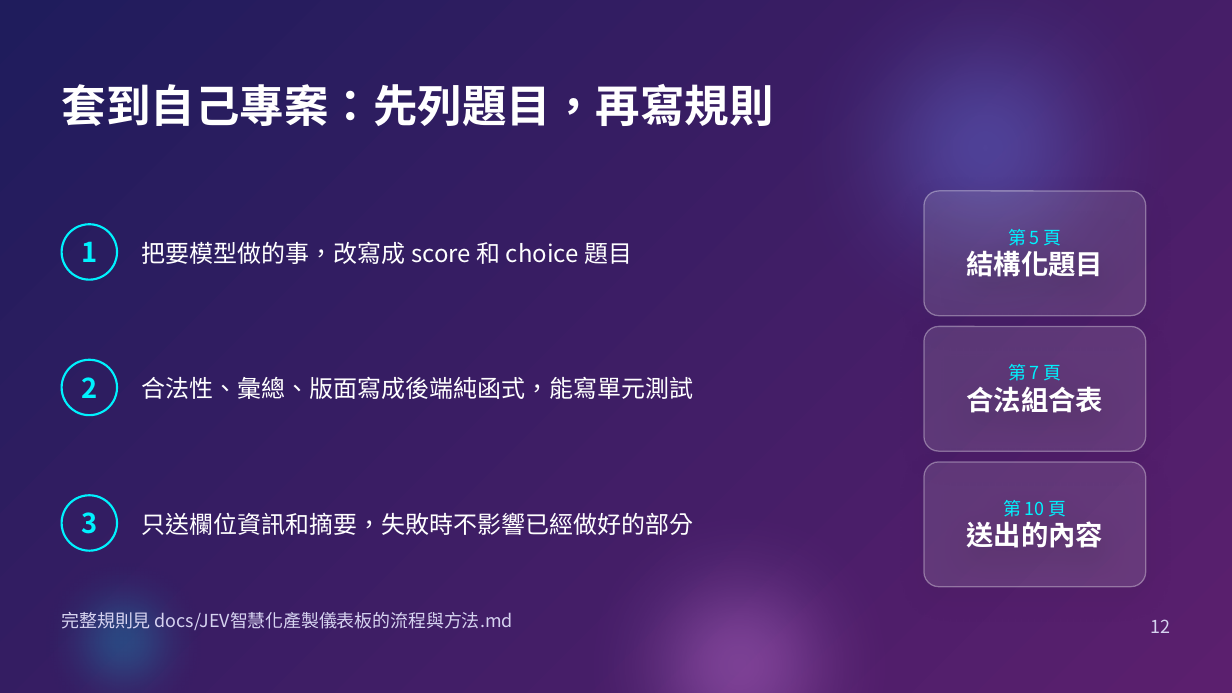
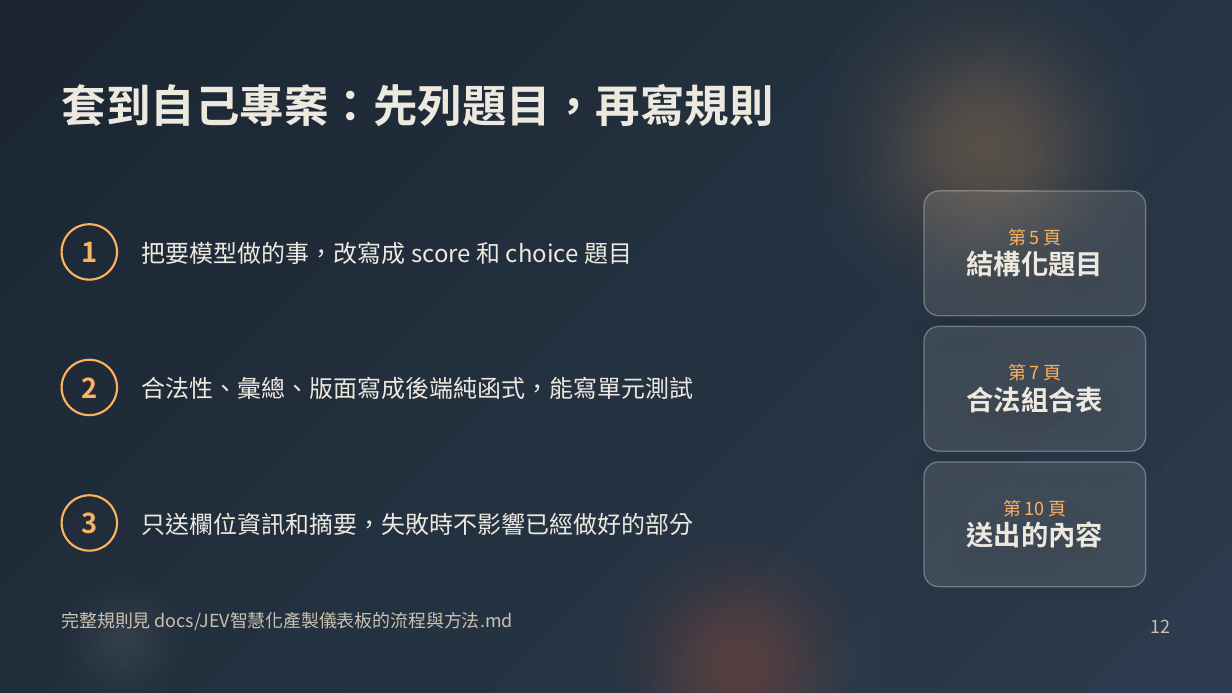
Before and after one commit to kglobe/jev-form-dashboard, a slide deck: slide 12 of docs/slides/JEV儀表板_python-pptx.pptx. Drawn at 1232x693 pixels with LibreOffice and Linux fonts; fonts in the diff are those of the drawing. Boxes give left, top, right and bottom in pixels: in the first picture for what was removed or moved away, otherwise in the second. Text is boxed around its words. In the diff, an @@ line names an element or a change of style, - is before the commit and + after.

```diff
--- a/docs/slides/JEV儀表板_python-pptx.pptx
+++ b/docs/slides/JEV儀表板_python-pptx.pptx
@@ background gradient #1F1C5C to #5B1F6E to gradient #1B2632 to #2C3B4D @@
@@ ellipse at <box>727,0,1232,407</box>: fill #667EEA at 55% opacity to #FFB162 at 35% opacity @@
@@ rounded rectangle "第 5 頁" at <box>924,191,1146,315</box>: text colour #00F2FE to #FFB162 in "第 5 頁"; text colour #FFFFFF to #EEE9DF in "結構化題目"; fill #FFFFFF at 12% opacity to #EEE9DF at 12% opacity; outline #FFFFFF 0.75 pt to #EEE9DF 0.75 pt @@
@@ rounded rectangle "第 7 頁" at <box>924,326,1146,451</box>: text colour #00F2FE to #FFB162 in "第 7 頁"; text colour #FFFFFF to #EEE9DF in "合法組合表"; fill #FFFFFF at 12% opacity to #EEE9DF at 12% opacity; outline #FFFFFF 0.75 pt to #EEE9DF 0.75 pt @@
@@ text colour #FFFFFF to #EEE9DF in 4 elements at <box>62,84,774,126</box>, <box>142,242,632,264</box>, <box>142,377,694,399</box>, <box>142,512,694,535</box> @@
@@ ellipse at <box>530,456,949,693</box>: fill #F093FB at 45% opacity to #A35139 at 55% opacity @@
@@ rounded rectangle "第 10 頁" at <box>924,462,1146,586</box>: text colour #00F2FE to #FFB162 in "第 10 頁"; text colour #FFFFFF to #EEE9DF in "送出的內容"; fill #FFFFFF at 12% opacity to #EEE9DF at 12% opacity; outline #FFFFFF 0.75 pt to #EEE9DF 0.75 pt @@
@@ text colour #00F2FE to #FFB162; outline #00F2FE 1.25 pt to #FFB162 1.25 pt in 3 elements at <box>62,224,117,280</box>, <box>62,360,117,415</box>, <box>62,495,117,551</box> @@
@@ ellipse at <box>12,530,234,693</box>: fill #00F2FE at 30% opacity to #EEE9DF at 12% opacity @@
@@ text "完整規則見 docs/JEV智慧化產製儀表板的流程與方法.md" at <box>62,612,513,630</box>: text colour #D6D3F0 to #C9C1B1 @@
@@ text "12" at <box>1151,619,1171,633</box>: text colour #D6D3F0 to #C9C1B1 @@
```
Also in this commit, not shown: 11 other slides changed, 23 other files.
